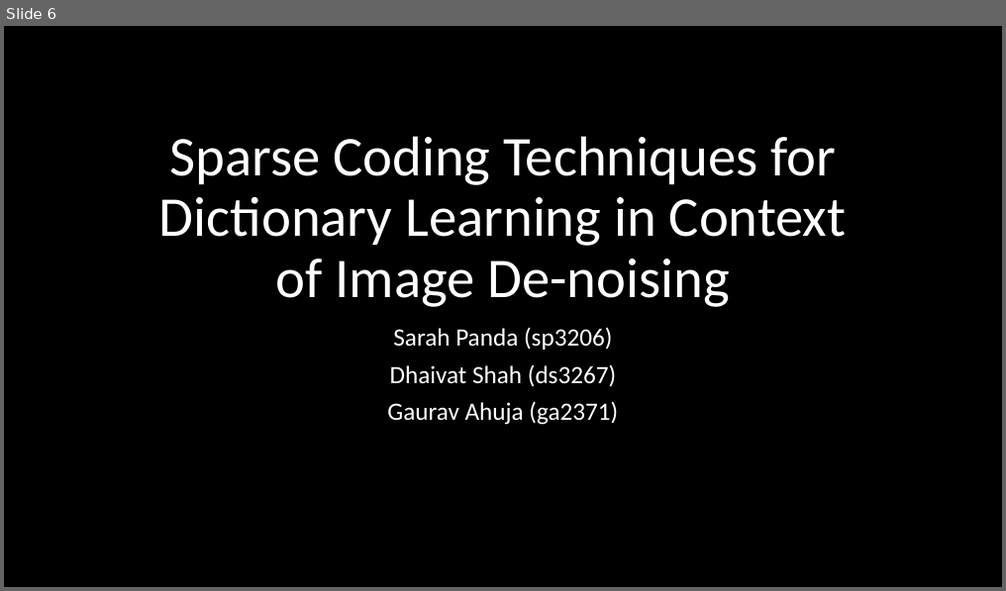
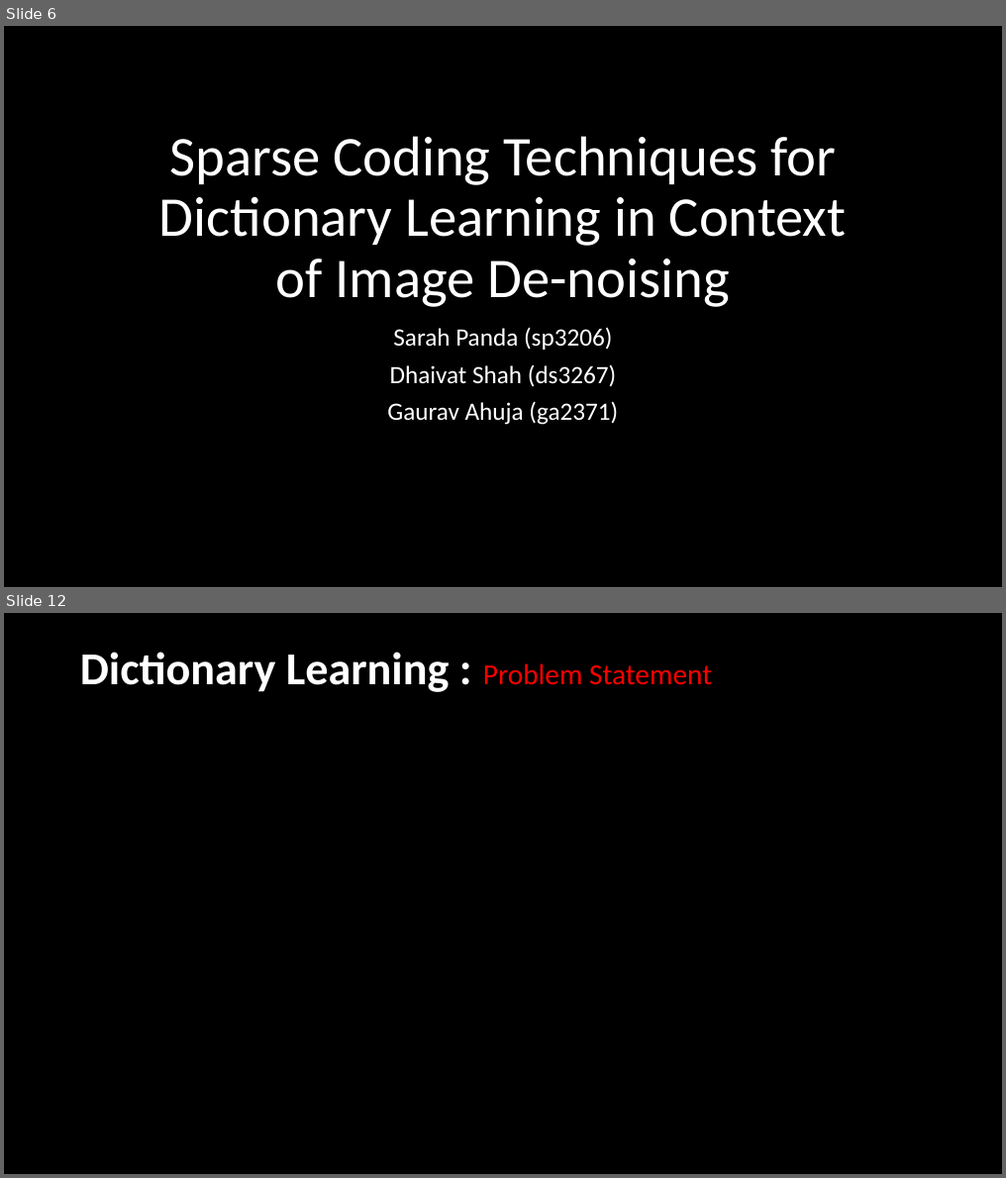
Before and after one commit to dkdfirefly/aml, a slide deck: Advanced Machine Learning.pptx. Shown one above the other, each under a label of ours: slide 6 before the commit, slides 6 and 12 after it; the slides between them are not shown. The pictures are 1006x591 and 1006x1178 pixels, drawn with LibreOffice and Linux fonts; fonts in the diff are those of the drawing; grey boxes stand for pictures. Boxes give left, top, right and bottom in pixels: in the first picture for what was removed or moved away, otherwise in the second. Text is boxed around its words. In the diff, an @@ line names an element or a change of style, - is before the commit and + after.

```diff
--- a/Advanced Machine Learning.pptx
+++ b/Advanced Machine Learning.pptx
@@ slide 12 added at box(4, 613, 1002, 1174), background #000000 @@
@@ title added at box(80, 652, 712, 692), 44 pt, text #FFFFFF, bold @@
+Dictionary Learning : Problem Statement
```
Also in this commit, not shown: 23 other slides added.
